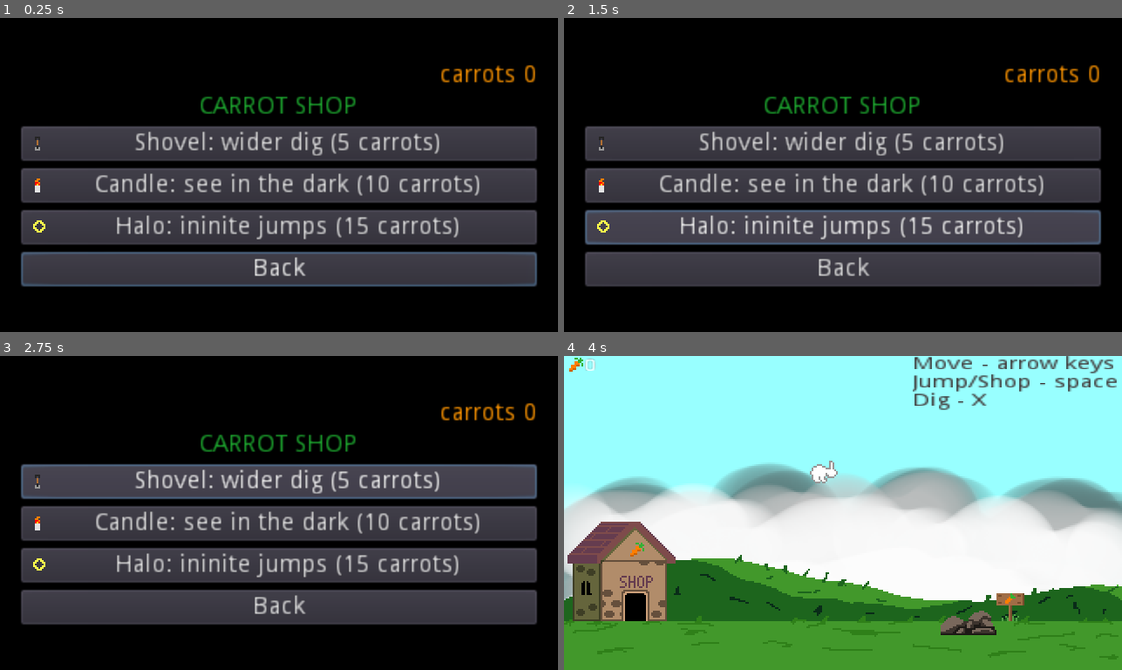
Above: before the commit, frames 1-4 (two rows, left to right).
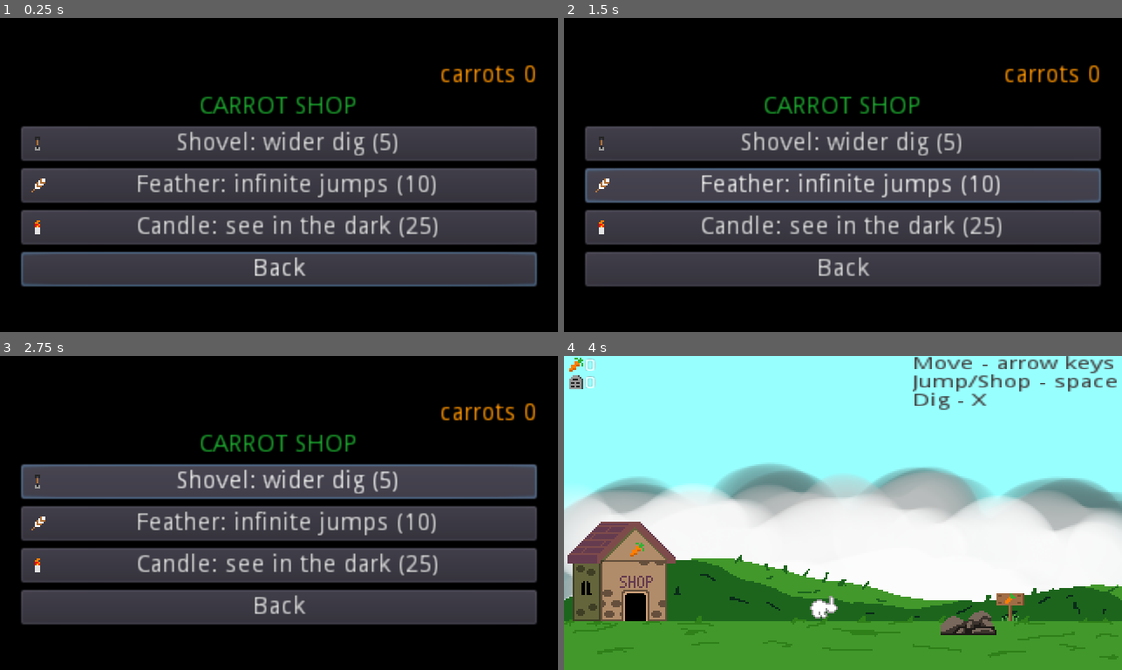
Above: after the commit, the same moments.

Repository: JarWarren/Wrrn
Game: Godot game, scene res://Interactable/Shop.tscn
Same seed, same stepped clock (60 frames per second), same inputs: the game is played once before the commit and once after it. This scene is started directly instead of the project's main scene.
Inputs:
- Up to frame 1 (0.25 s): no input
- Up to frame 2 (1.5 s): click "Candle: see in the dark (10 c…" (after the commit: "Candle: see in the dark (25)") at 0.5 s; click "Halo: ininite jumps (15 carro…" (after the commit: "Feather: infinite jumps (10)") at 1.25 s
- Up to frame 3 (2.75 s): click "Shovel: wider dig (5 carrots)" (after the commit: "Shovel: wider dig (5)") at 2 s
- Up to frame 4 (4 s): click "Back" at 2.75 s; tap Enter (ui_accept) at 3.5, 3.6, 3.77 s; hold Right (ui_right) from 3.53 s (still down)

The runs differ from the first frame. In frame 1, 5.5% of the frame differs, in the area x 5-86%, y 36-71%; in frame 2, 8.8%, in the area x 3-97%, y 36-73%; in frame 3, 5.5%; in frame 4, 0.6%.

Commit message:
display inventory on ui

Diff:
--- a/HUD/HUD.gd
+++ b/HUD/HUD.gd
@@ -2,15 +2,29 @@
 
 # properties
 var _carrots = 0
+var _deaths = 0
+
 onready var carrotCountLabel = $CarrotCount
 onready var instructionsLabel = $Instructions
-
+onready var deathCountLabel = $DeathCount
+onready var shovelIcon = $ShovelIcon
+onready var featherIcon = $FeatherIcon
+onready var candleIcon = $CandleIcon
 
 # override methods
 func _ready():
 	_carrots = GameController.carrots
 	carrotCountLabel.text = str(_carrots)
 	var _e = Signals.connect("carrot_amount_changed", self, "_update_carrot_count")
+
+	_deaths = GameController.deaths
+	deathCountLabel.text = str(_deaths)
+	var _f = Signals.connect("death", self, "_update_death_count")
+
+	shovelIcon.visible = GameController.shovel
+	featherIcon.visible = GameController.halo
+	candleIcon.visible = GameController.candle
+
 	instructionsLabel.visible = GameController.overworld
 
 
@@ -18,3 +32,8 @@
 func _update_carrot_count(amount):
 	_carrots += amount
 	carrotCountLabel.text = str(_carrots)
+
+
+func _update_death_count():
+	_deaths += 1
+	deathCountLabel.text = str(_deaths)
--- a/HUD/HUD.tscn
+++ b/HUD/HUD.tscn
@@ -1,7 +1,11 @@
-[gd_scene load_steps=3 format=2]
+[gd_scene load_steps=7 format=2]
 
 [ext_resource path="res://Sprites/hudcarrot.png" type="Texture" id=1]
 [ext_resource path="res://HUD/HUD.gd" type="Script" id=2]
+[ext_resource path="res://Sprites/deaths.png" type="Texture" id=3]
+[ext_resource path="res://Sprites/shovelicon.png" type="Texture" id=4]
+[ext_resource path="res://Sprites/feather.png" type="Texture" id=5]
+[ext_resource path="res://Sprites/candleicon.png" type="Texture" id=6]
 
 [node name="HUD" type="CanvasLayer"]
 script = ExtResource( 2 )
@@ -18,12 +22,64 @@
 "_edit_use_anchors_": false
 }
 
+[node name="DeathCount" type="RichTextLabel" parent="."]
+margin_left = 11.0
+margin_top = 11.0
+margin_right = 48.0
+margin_bottom = 26.0
+rect_scale = Vector2( 1, 0.7 )
+text = "0"
+scroll_active = false
+__meta__ = {
+"_edit_use_anchors_": false
+}
+
 [node name="CarrotIcon" type="TextureRect" parent="."]
 margin_left = 3.0
 margin_top = 1.0
 margin_right = 11.0
 margin_bottom = 9.0
 texture = ExtResource( 1 )
+__meta__ = {
+"_edit_use_anchors_": false
+}
+
+[node name="ShovelIcon" type="TextureRect" parent="."]
+margin_left = 34.0
+margin_top = 1.0
+margin_right = 42.0
+margin_bottom = 9.0
+texture = ExtResource( 4 )
+__meta__ = {
+"_edit_use_anchors_": false
+}
+
+[node name="FeatherIcon" type="TextureRect" parent="."]
+margin_left = 42.0
+margin_top = 1.0
+margin_right = 50.0
+margin_bottom = 9.0
+texture = ExtResource( 5 )
+__meta__ = {
+"_edit_use_anchors_": false
+}
+
+[node name="CandleIcon" type="TextureRect" parent="."]
+margin_left = 52.0
+margin_top = 1.0
+margin_right = 60.0
+margin_bottom = 9.0
+texture = ExtResource( 6 )
+__meta__ = {
+"_edit_use_anchors_": false
+}
+
+[node name="DeathIcon" type="TextureRect" parent="."]
+margin_left = 3.0
+margin_top = 11.0
+margin_right = 11.0
+margin_bottom = 19.0
+texture = ExtResource( 3 )
 __meta__ = {
 "_edit_use_anchors_": false
 }
--- a/Interactable/Shop.gd
+++ b/Interactable/Shop.gd
@@ -36,16 +36,16 @@
 
 
 func _on_CandleButton_pressed():
-	if GameController.candle == false and GameController.carrots >= 10:
+	if GameController.candle == false and GameController.carrots >= 25:
 		GameController.candle = true
-		_purchase(10)
+		_purchase(25)
 		candleButton.text = PURCHASED
 
 
 func _on_HaloButton_pressed():
-	if GameController.halo == false and GameController.carrots >= 15:
+	if GameController.halo == false and GameController.carrots >= 10:
 		GameController.halo = true
-		_purchase(15)
+		_purchase(10)
 		haloButton.text = PURCHASED
 
 
--- a/Interactable/Shop.tscn
+++ b/Interactable/Shop.tscn
@@ -2,7 +2,7 @@
 
 [ext_resource path="res://Sprites/shovelicon.png" type="Texture" id=1]
 [ext_resource path="res://Interactable/Shop.gd" type="Script" id=2]
-[ext_resource path="res://Sprites/haloicon.png" type="Texture" id=3]
+[ext_resource path="res://Sprites/feather.png" type="Texture" id=3]
 [ext_resource path="res://Sprites/candleicon.png" type="Texture" id=4]
 
 [node name="Shop" type="MarginContainer"]
@@ -47,22 +47,22 @@
 margin_top = 50.0
 margin_right = 296.0
 margin_bottom = 70.0
-text = "Shovel: wider dig (5 carrots)"
+text = "Shovel: wider dig (5)"
 icon = ExtResource( 1 )
 
-[node name="CandleButton" type="Button" parent="VBoxContainer"]
+[node name="HaloButton" type="Button" parent="VBoxContainer"]
 margin_top = 74.0
 margin_right = 296.0
 margin_bottom = 94.0
-text = "Candle: see in the dark (10 carrots)"
-icon = ExtResource( 4 )
+text = "Feather: infinite jumps (10)"
+icon = ExtResource( 3 )
 
-[node name="HaloButton" type="Button" parent="VBoxContainer"]
+[node name="CandleButton" type="Button" parent="VBoxContainer"]
 margin_top = 98.0
 margin_right = 296.0
 margin_bottom = 118.0
-text = "Halo: ininite jumps (15 carrots)"
-icon = ExtResource( 3 )
+text = "Candle: see in the dark (25)"
+icon = ExtResource( 4 )
 
 [node name="BackButton" type="Button" parent="VBoxContainer"]
 margin_top = 122.0
--- a/Rabbit/Rabbit.gd
+++ b/Rabbit/Rabbit.gd
@@ -5,6 +5,7 @@
 # properties
 export var movespeed = 100
 export var jumpforce = 300
+export var fallforce = -240
 
 var _momentum = Vector2.ZERO
 var _hopping = false
@@ -55,6 +56,8 @@
 					_momentum.y = -jumpforce
 			true:
 				var _e = get_tree().change_scene("res://Interactable/Shop.tscn")
+	elif Input.is_action_just_released("ui_accept") and _momentum.y < -jumpforce/2:
+		_momentum.y = -jumpforce/4
 
 
 func _dig():
@@ -66,6 +69,7 @@
 
 
 func _on_Hurtbox_body_entered(body):
+	GameController.death()
 	_alive = false
 	animationPlayer.stop()
 	sprite.hide()
--- a/Singletons/GameController.gd
+++ b/Singletons/GameController.gd
@@ -3,6 +3,7 @@
 
 # properties
 var carrots = 0
+var deaths = 0
 var shovel = false
 var candle = false
 var halo = false
@@ -16,6 +17,10 @@
 	victorious = true
 
 
+func death():
+	deaths += 1
+	Signals.emit_signal("death")
+
 # private methods
 func update_carrot_count(amount):
 	carrots += amount
--- a/Singletons/Signals.gd
+++ b/Singletons/Signals.gd
@@ -5,3 +5,6 @@
 
 # warning-ignore:unused_signal
 signal carrot_amount_changed
+
+# warning-ignore:unused_signal
+signal death
Not shown: 1 places in Interactable/Shop.tscn that only renumber resources
Binary file added: Sprites/feather.png
Not shown, added: Sprites/feather.png.import
Not shown: 3 places in World/Overworld.tscn that only renumber resources
